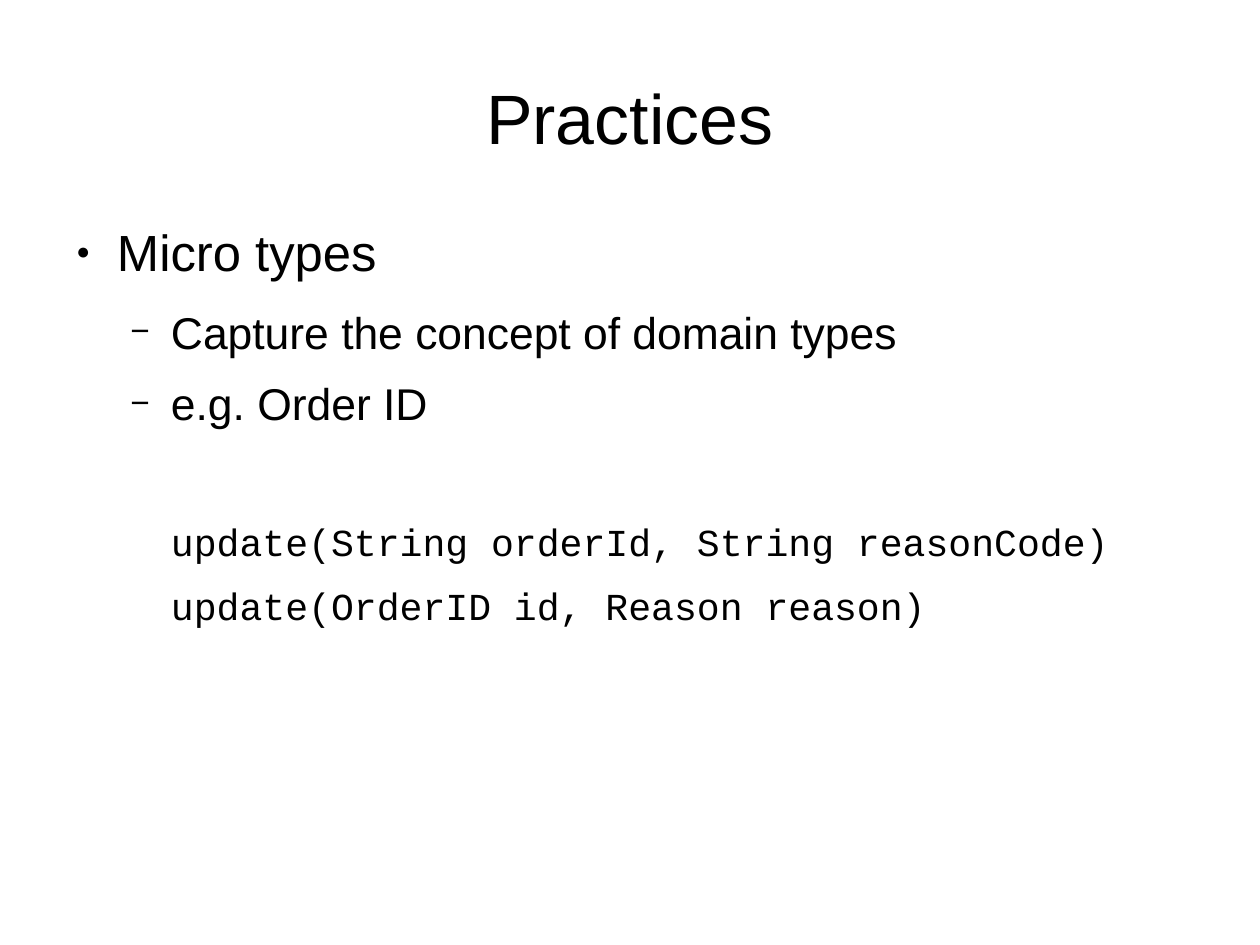
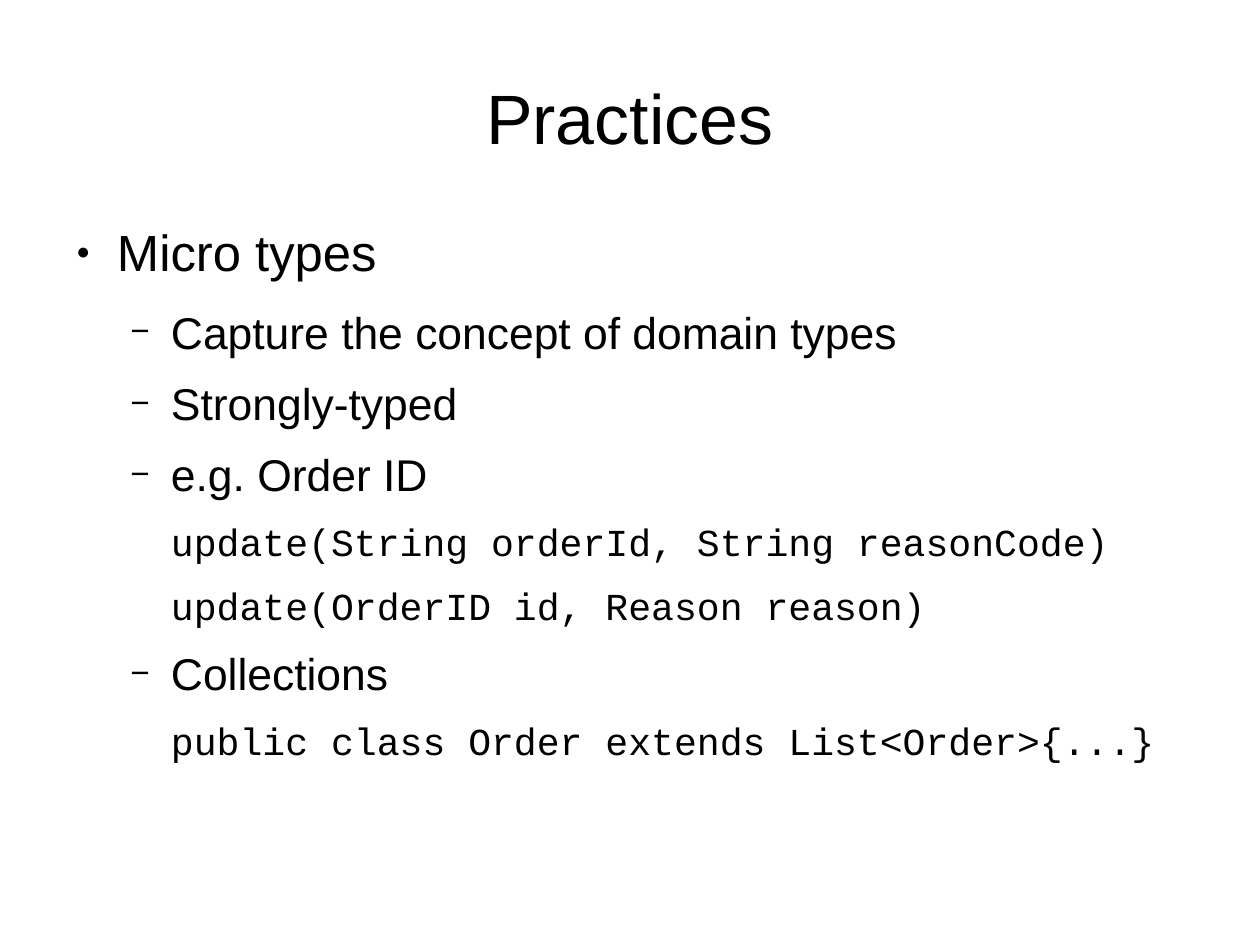
Before and after one commit to tonybaines/oo-design-principles, a slide deck: slide 26 of OO Design Workshop.odp. Drawn at 1260x945 pixels with LibreOffice and Linux fonts; fonts in the diff are those of the drawing. Boxes give left, top, right and bottom in pixels: in the first picture for what was removed or moved away, otherwise in the second. Text is boxed around its words. In the diff, an @@ line names an element or a change of style, - is before the commit and + after.

```diff
--- a/OO Design Workshop.odp
+++ b/OO Design Workshop.odp
@@ text at [171, 387, 457, 429]: paragraph added @@
+  − Strongly-typed
@@ text at [171, 657, 1154, 763]: paragraphs added @@
+  − Collections
+  public class Order extends List<Order>{...}
```
Also in this commit, not shown: 14 slides added.
